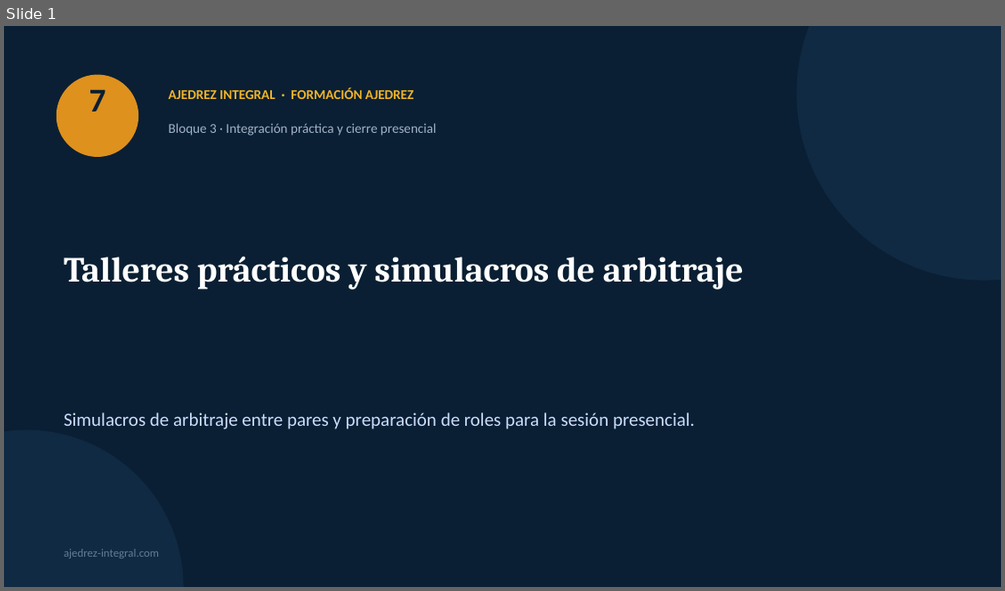
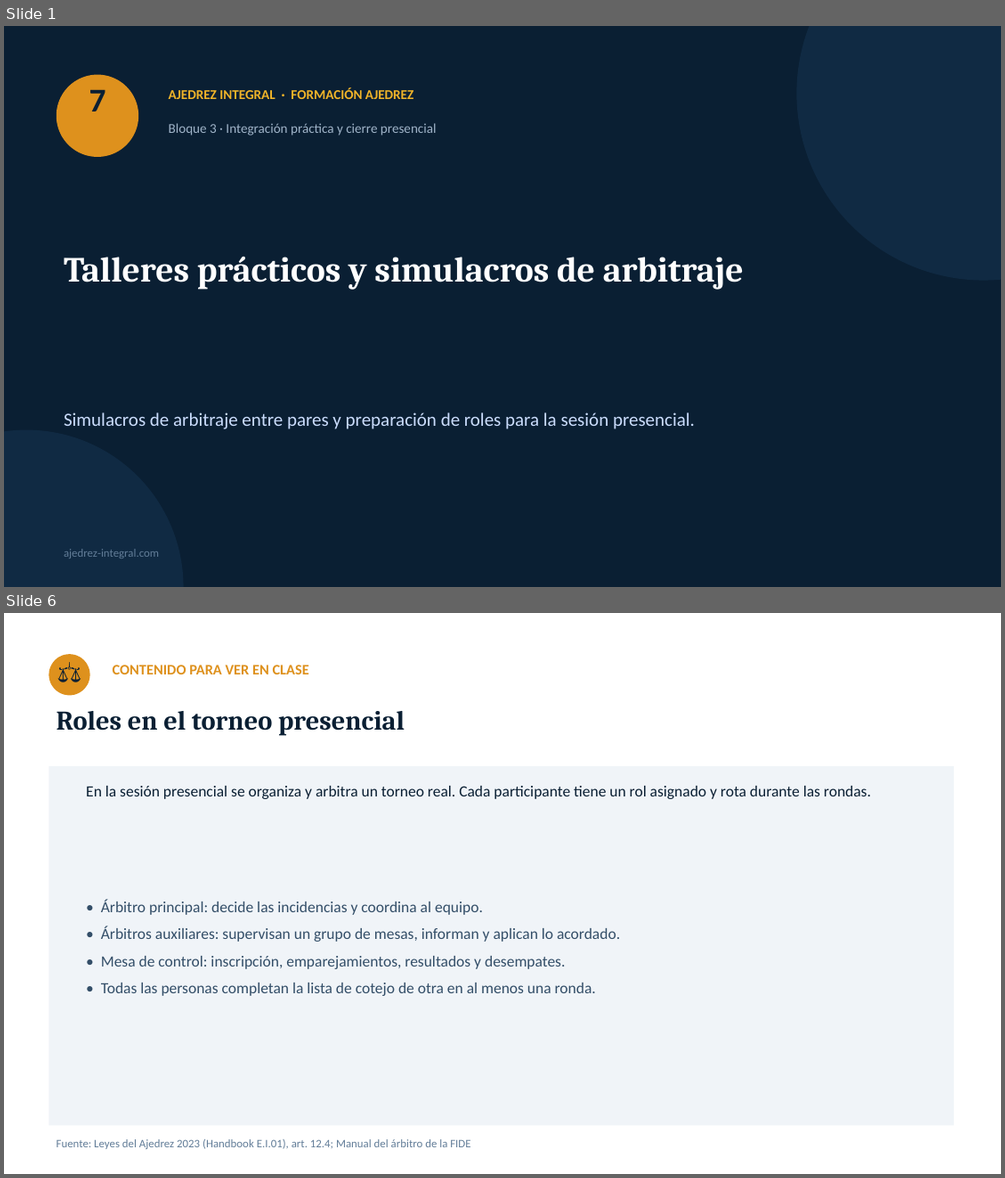
Before and after one commit to GMpupilo2026/Pagina-Completa, a slide deck: cursos/recursos/formacion-ajedrez/07-talleres-y-simulacros-de-arbitraje.pptx. Shown one above the other, each under a label of ours: slide 1 before the commit, slides 1 and 6 after it; the slides between them are not shown. The pictures are 1005x591 and 1005x1178 pixels, drawn with LibreOffice and Linux fonts; fonts in the diff are those of the drawing. Boxes give left, top, right and bottom in pixels: in the first picture for what was removed or moved away, otherwise in the second. Text is boxed around its words. In the diff, an @@ line names an element or a change of style, - is before the commit and + after.

```diff
--- a/cursos/recursos/formacion-ajedrez/07-talleres-y-simulacros-de-arbitraje.pptx
+++ b/cursos/recursos/formacion-ajedrez/07-talleres-y-simulacros-de-arbitraje.pptx
@@ slide 6 added at (4,613,1001,1174), background #FFFFFF @@
@@ ellipse added at (48,654,90,695), fill #DE911D @@
@@ text added at (48,654,90,695), 20 pt, text #0A1F33 @@
+⚖
@@ text added at (113,665,309,674), 14 pt, text #DE911D, bold @@
+CONTENIDO PARA VER EN CLASE
@@ text added at (57,711,404,735), 26 pt, text #0A1F33, bold @@
+Roles en el torneo presencial
@@ rectangle added at (48,766,954,1126), fill #F0F4F8 @@
@@ text added at (86,786,871,799), 15 pt, text #0A1F33 @@
+En la sesión presencial se organiza y arbitra un torneo real. Cada participante tiene un rol asignado y rota durante las rondas.
@@ text added at (101,900,620,996), 15 pt, text #334E68 @@
+• Árbitro principal: decide las incidencias y coordina al equipo.
+• Árbitros auxiliares: supervisan un grupo de mesas, informan y aplican lo acordado.
+• Mesa de control: inscripción, emparejamientos, resultados y desempates.
+• Todas las personas completan la lista de cotejo de otra en al menos una ronda.
@@ text added at (57,1139,470,1149), 11 pt, text #627D98 @@
+Fuente: Leyes del Ajedrez 2023 (Handbook E.I.01), art. 12.4; Manual del árbitro de la FIDE
```
Also in this commit, not shown: 1 slide changed, 15 other slides added, 2 slides removed, 28 other files.
